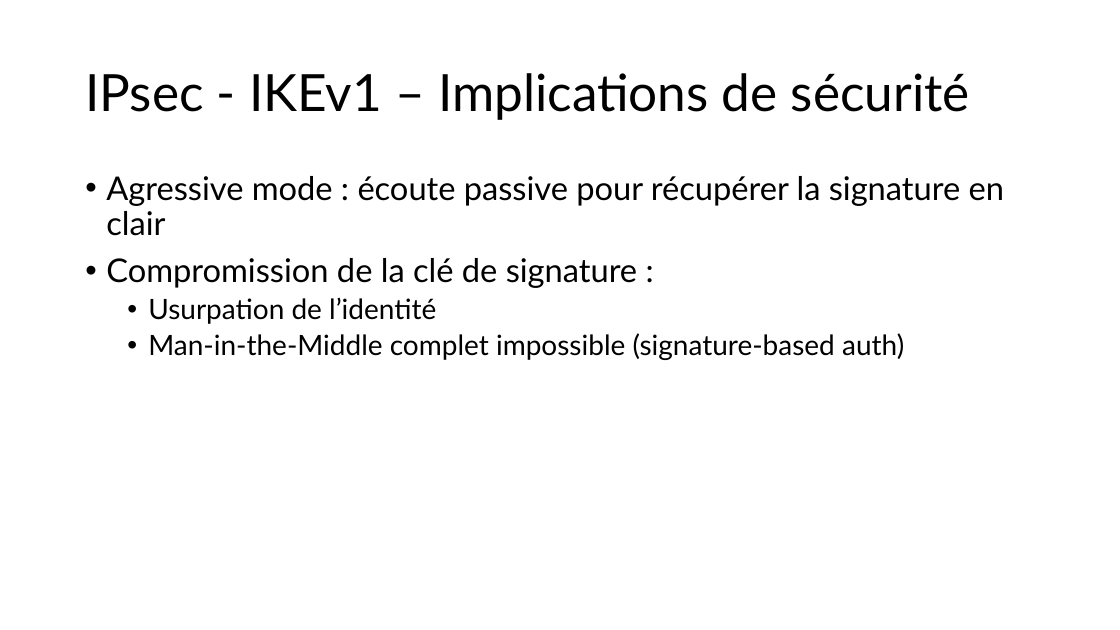
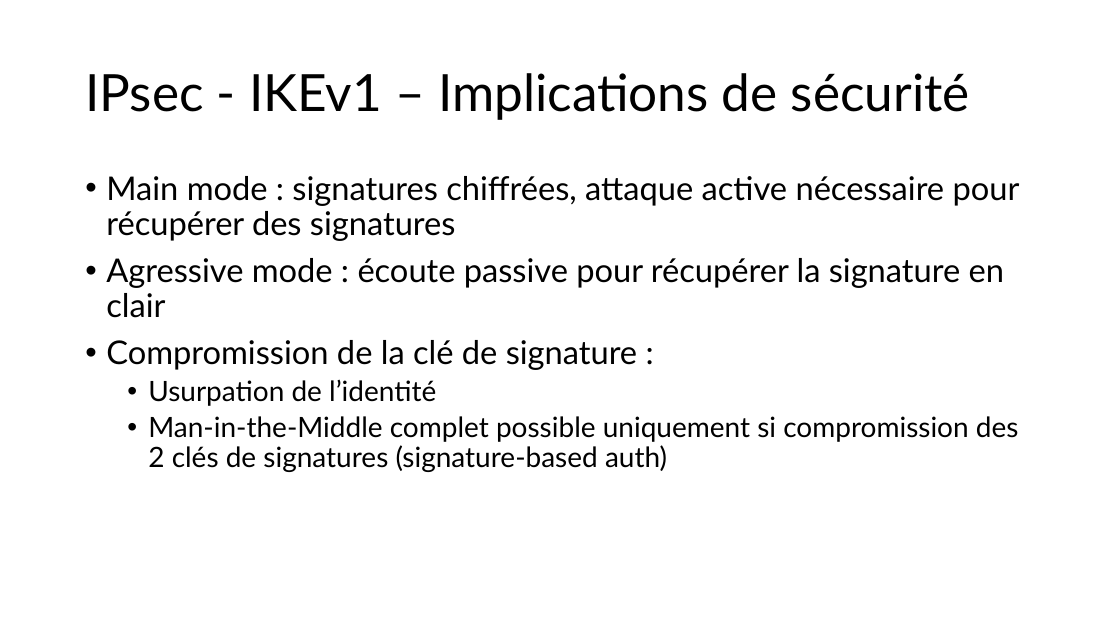
Before and after one commit to JustinFerrara14/SSE, a slide deck: slide 15 of SSELaticeAttackFerrara.pptx (slide 16 before the commit). Drawn at 1120x630 pixels with LibreOffice and Linux fonts; fonts in the diff are those of the drawing. Boxes give left, top, right and bottom in pixels: in the first picture for what was removed or moved away, otherwise in the second. Text is boxed around its words. In the diff, an @@ line names an element or a change of style, - is before the commit and + after.

```diff
--- a/SSELaticeAttackFerrara.pptx
+++ b/SSELaticeAttackFerrara.pptx
@@ text at [106, 176, 1020, 241]: paragraph added @@
+• Main mode : signatures chiffrées, attaque active nécessaire pour récupérer des signatures
@@ text at [148, 416, 1019, 472]: text changed @@
-  • Man-in-the-Middle complet impossible (signature-based auth)
+  • Man-in-the-Middle complet possible uniquement si compromission des 2 clés de signatures (signature-based auth)
```
Also in this commit, not shown: 17 other slides changed, 1 slide removed, 4 other files.
